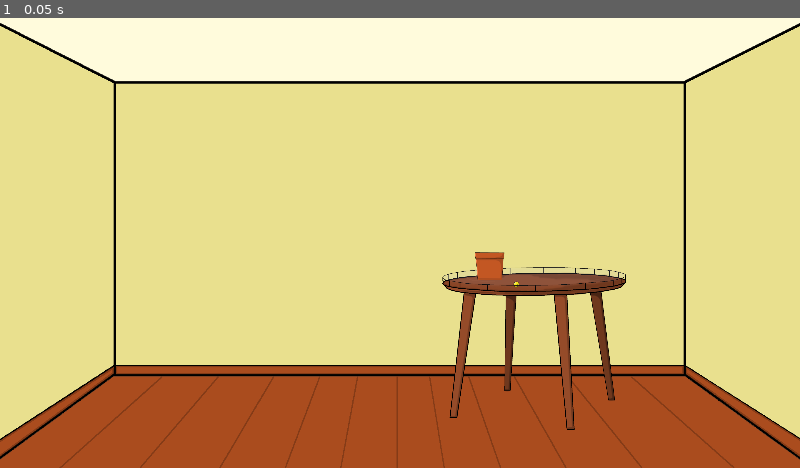
Above: before the commit, frame 1.
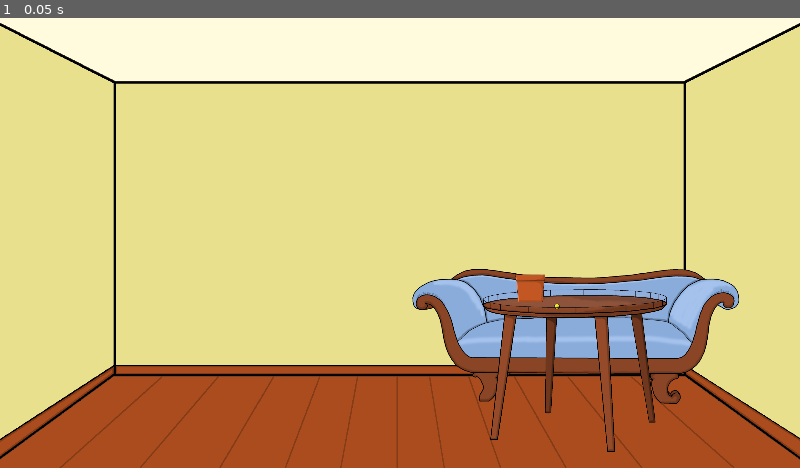
Above: after the commit, the same moment.

Repository: Paulpanther/GameJam11
Game: Godot game, scene res://Scenes/Room3/Room3.tscn
Same seed, same stepped clock (60 frames per second), same inputs: the game is played once before the commit and once after it. This scene is started directly instead of the project's main scene.
Inputs:
- Up to frame 1 (0.05 s): no input

The runs differ from the first frame. In frame 1, 8.4% of the frame differs, in the area x 51-93%, y 52-97%.
Error in both runs: Attempt to call function 'set_room' in base 'null instance' on a null instance. (res://Scripts/Globals/room_handler.gd:14)

Commit message:
add couch

Diff:
--- a/Scenes/Room3/Room3.tscn
+++ b/Scenes/Room3/Room3.tscn
@@ -1,9 +1,10 @@
-[gd_scene load_steps=5 format=2]
+[gd_scene load_steps=6 format=2]
 
 [ext_resource path="res://Sprites/wall1.png" type="Texture" id=1]
 [ext_resource path="res://Scenes/Room3/TableAndFlower.tscn" type="PackedScene" id=2]
 [ext_resource path="res://Scripts/Room3/room3.gd" type="Script" id=3]
 [ext_resource path="res://Scenes/Room3/Door.tscn" type="PackedScene" id=4]
+[ext_resource path="res://Sprites/Room3/couch.png" type="Texture" id=5]
 
 [node name="Room3" type="Node2D"]
 script = ExtResource( 3 )
@@ -12,8 +13,13 @@
 position = Vector2( 959.591, 539.445 )
 texture = ExtResource( 1 )
 
+[node name="Sprite" type="Sprite" parent="."]
+position = Vector2( 1362.47, 750.1 )
+scale = Vector2( 0.75, 0.75 )
+texture = ExtResource( 5 )
+
 [node name="TableAndFlower" parent="." instance=ExtResource( 2 )]
-position = Vector2( 1283.17, 789.888 )
+position = Vector2( 1380.64, 842.861 )
 scale = Vector2( 0.5, 0.5 )
 
 [node name="Door" parent="." instance=ExtResource( 4 )]
Binary file added: Sprites/Room3/couch.png
Not shown, added: Sprites/Room3/couch.png.import
